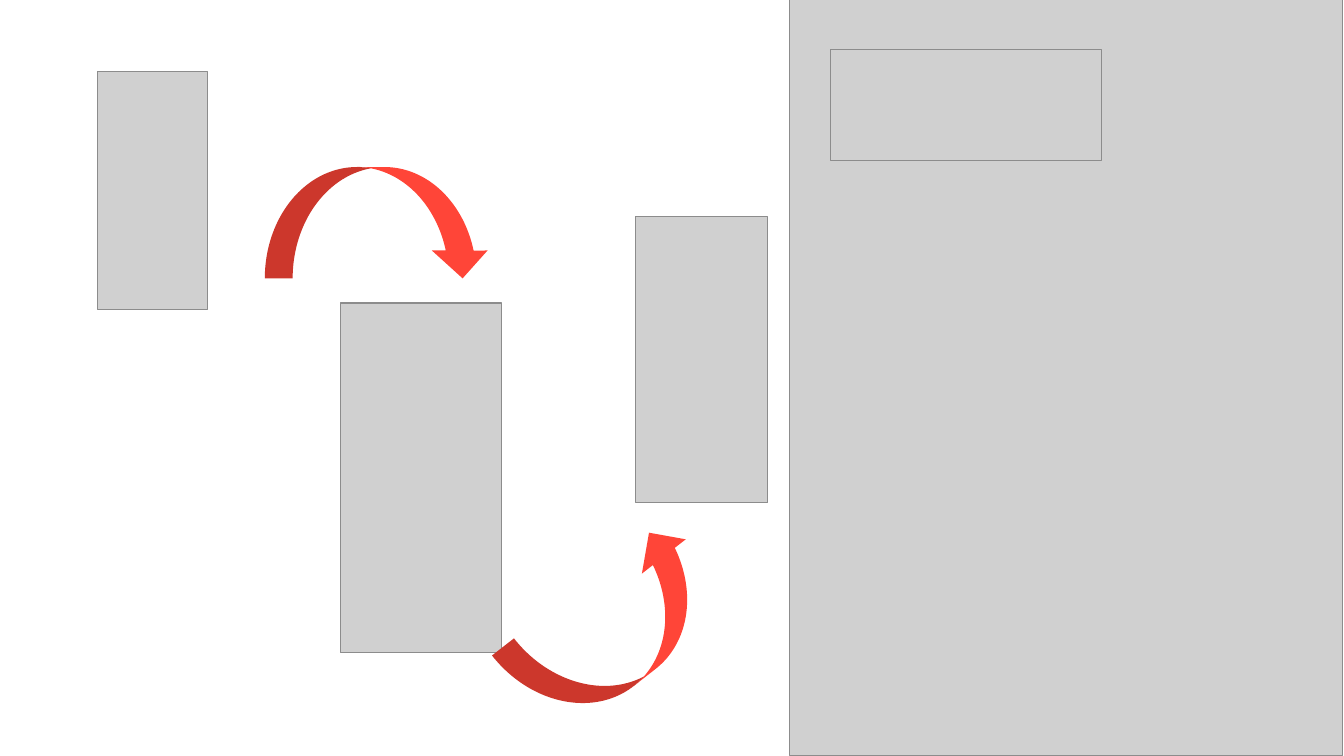
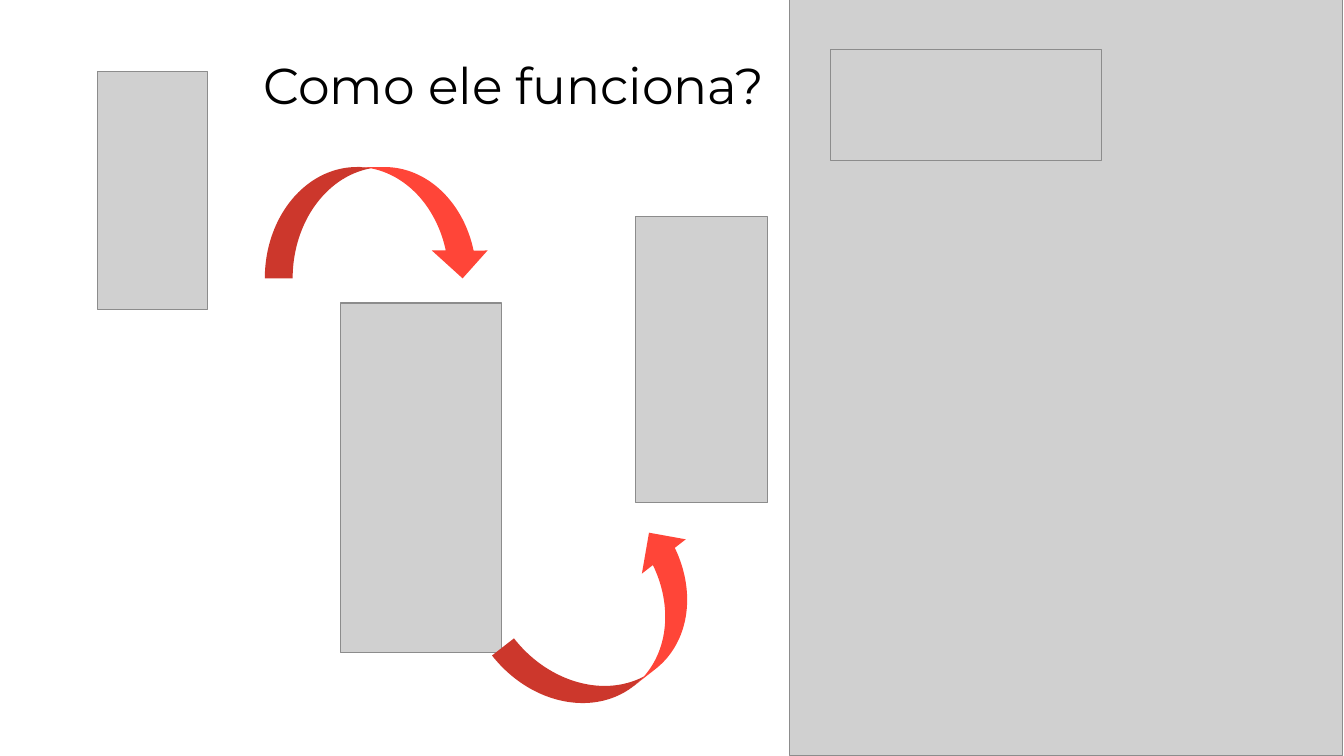
Before and after one commit to mrguisamuel/workshop_mobile, a slide deck: slide 4 of apresentacao/Guilherme_Samuel_dos_Santos_SP_Apresentacao.pptx. Drawn at 1344x756 pixels with LibreOffice and Linux fonts; fonts in the diff are those of the drawing; grey boxes stand for pictures. Boxes give left, top, right and bottom in pixels: in the first picture for what was removed or moved away, otherwise in the second. Text is boxed around its words. In the diff, an @@ line names an element or a change of style, - is before the commit and + after.

Commit message:
Adicionando detalhes finais na apresentação
Adicionado 1 título a mais na apresentação final

```diff
--- a/apresentacao/Guilherme_Samuel_dos_Santos_SP_Apresentacao.pptx
+++ b/apresentacao/Guilherme_Samuel_dos_Santos_SP_Apresentacao.pptx
@@ text added at [263,66,764,105], 36 pt, text #000000 @@
+Como ele funciona?
```
